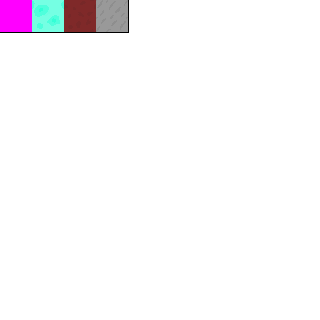
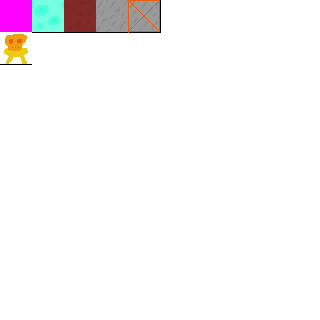
Before/after of a w=320, h=320 layered artwork. What changed in the layer stack:
added layer "Vložená vrstva" above "Pozadí" over [128, 0, 161, 33]
painted on "Pozadí" over [0, 32, 32, 65]
